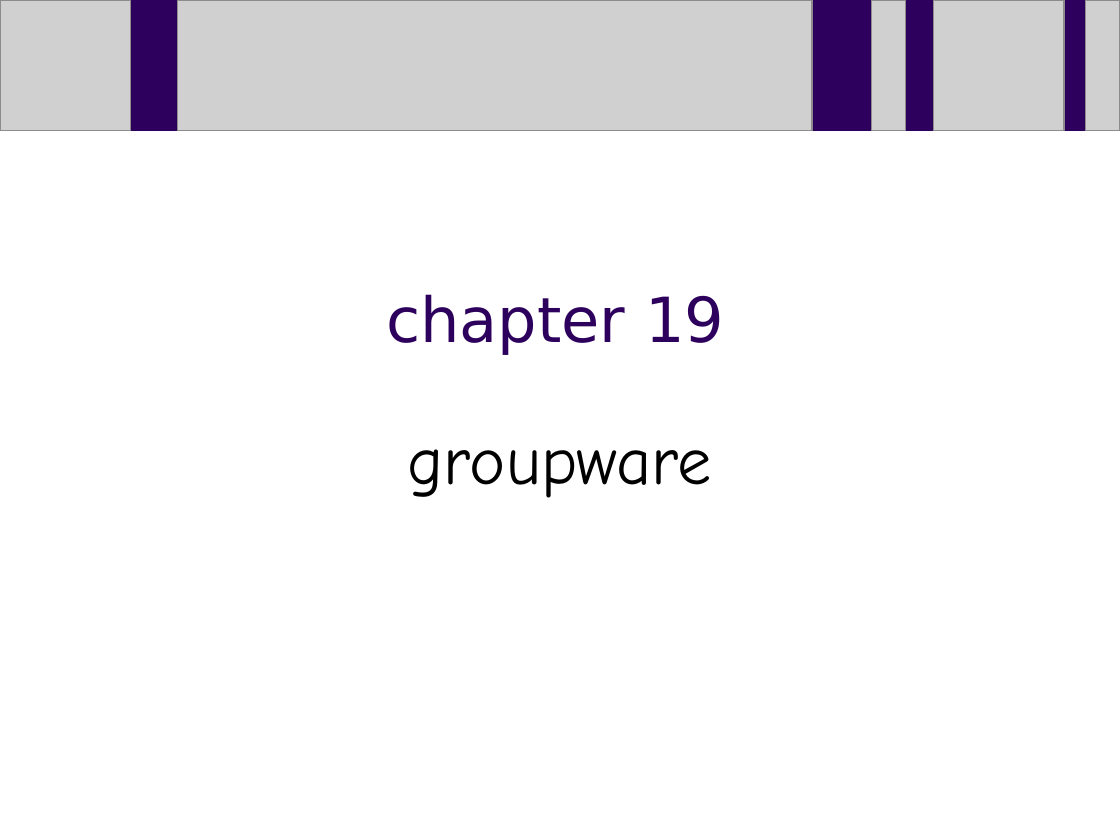
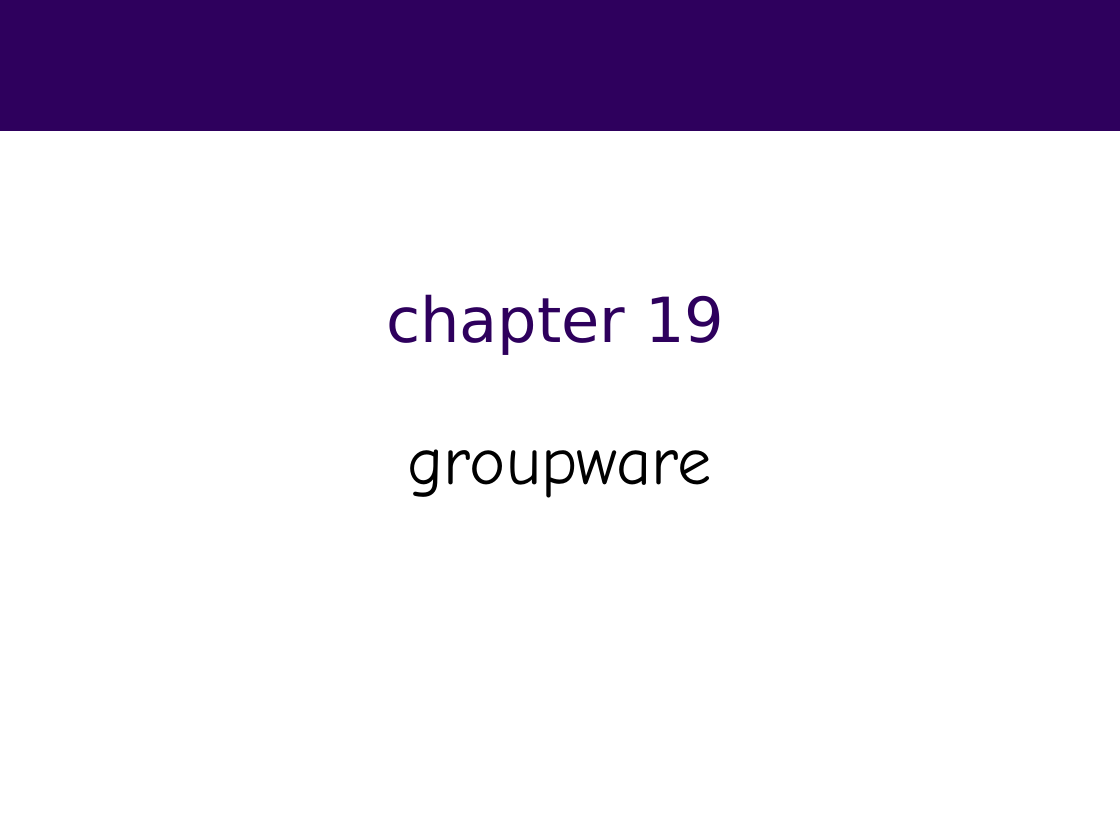
Before and after one commit to PrashanthSingaravelan/Fall-Semester-2020-2021, a slide deck: slide 1 of CSI1005 User Interface/FAT materials/Groupware - Ubiquitous Computing - Virtual and Augmented Reality.ppt. Drawn at 1120x840 pixels with LibreOffice and Linux fonts; fonts in the diff are those of the drawing; grey boxes stand for pictures; background and template pictures are left out. Boxes give left, top, right and bottom in pixels: in the first picture for what was removed or moved away, otherwise in the second. Text is boxed around its words. In the diff, an @@ line names an element or a change of style, - is before the commit and + after.

```diff
--- a/CSI1005 User Interface/FAT materials/Groupware - Ubiquitous Computing - Virtual and Augmented Reality.ppt
+++ b/CSI1005 User Interface/FAT materials/Groupware - Ubiquitous Computing - Virtual and Augmented Reality.ppt
@@ group removed at (0,0,1120,131): 5 pictures @@
```
Also in this commit, not shown: 11 other slides changed, 24 other files.
